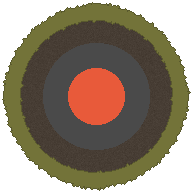
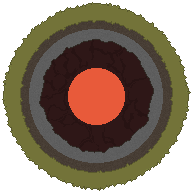
Revision of a layered 192 × 192 image; what changed, layer by layer:
painted on "Stone" over [left=39, top=39, right=154, bottom=153]
added layer "Layer 5" above "grass" over [left=29, top=29, right=163, bottom=163]
painted on "grass" over [left=3, top=3, right=190, bottom=189]
